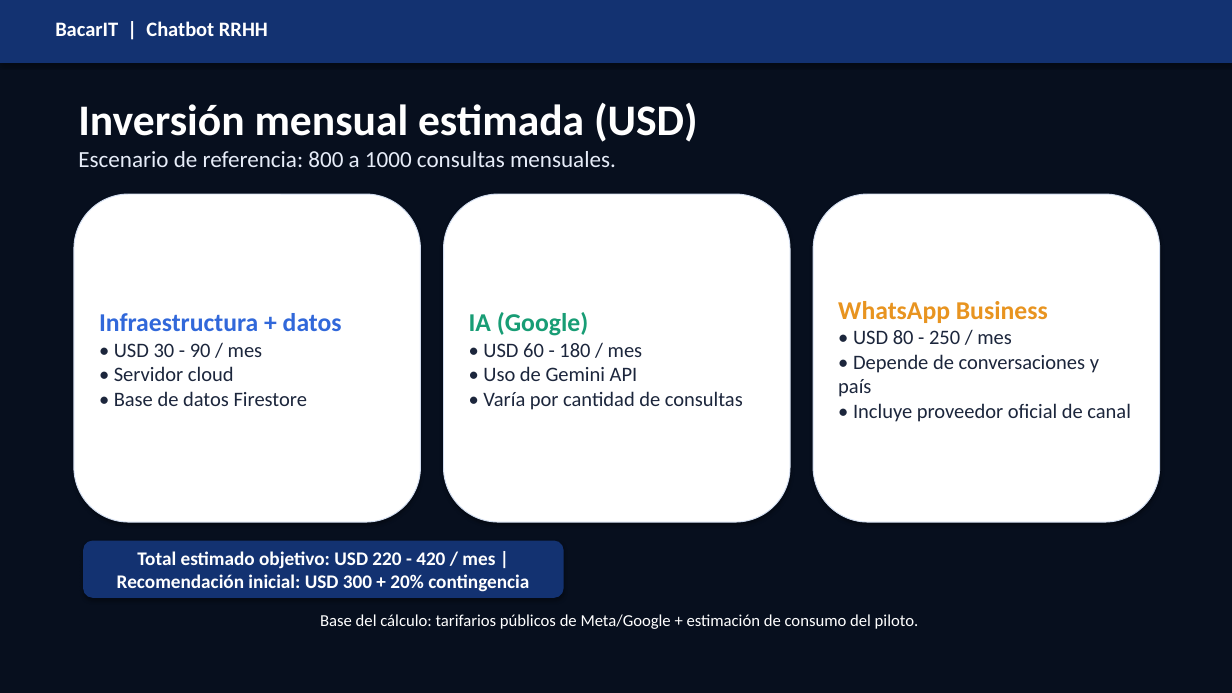
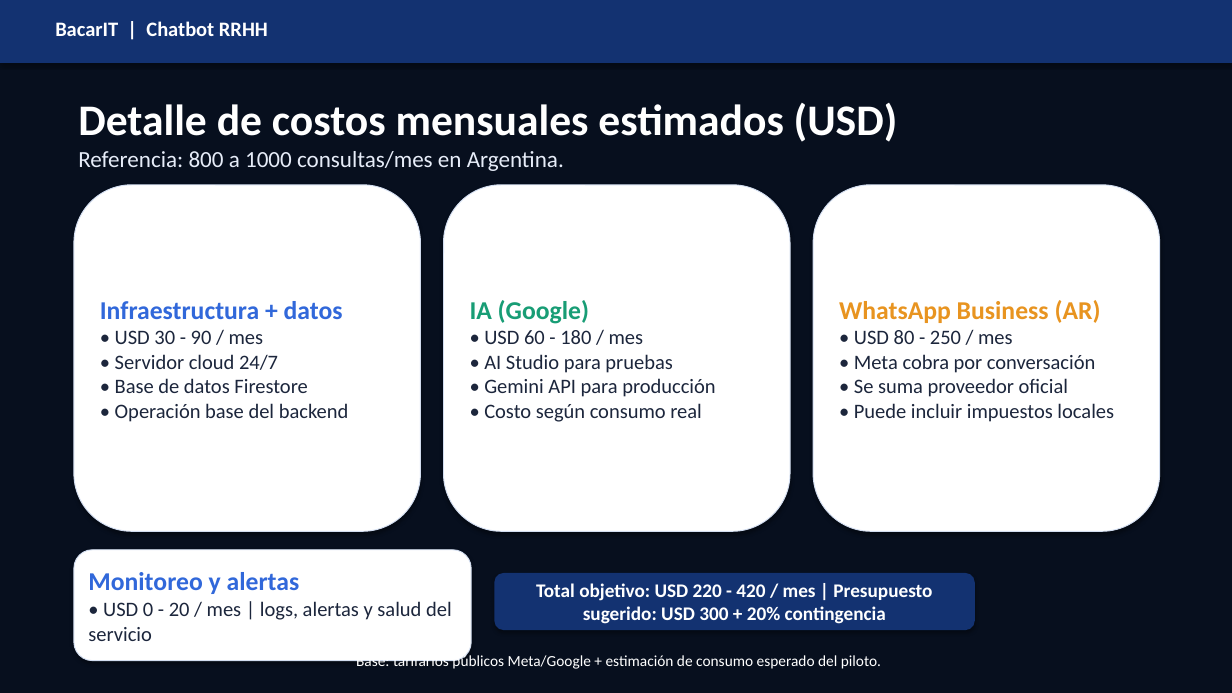
Before and after one commit to deboraq/ChatBotRRHH, a slide deck: slide 8 of docs/Presentacion_Chatbot_RRHH_Bacar.pptx. Drawn at 1232x693 pixels with LibreOffice and Linux fonts; fonts in the diff are those of the drawing; background and template pictures are left out; a plain dark background stands for a picture behind light text. Boxes give left, top, right and bottom in pixels: in the first picture for what was removed or moved away, otherwise in the second. Text is boxed around its words. In the diff, an @@ line names an element or a change of style, - is before the commit and + after.

```diff
--- a/docs/Presentacion_Chatbot_RRHH_Bacar.pptx
+++ b/docs/Presentacion_Chatbot_RRHH_Bacar.pptx
@@ text at box(78, 103, 898, 171): text changed @@
-Inversión mensual estimada (USD)
-Escenario de referencia: 800 a 1000 consultas mensuales.
+Detalle de costos mensuales estimados (USD)
+Referencia: 800 a 1000 consultas/mes en Argentina.
@@ rounded rectangle "Infraestructura + datos": place and size @@
-rounded rectangle "Infraestructura + datos" at box(74, 194, 421, 522)
+rounded rectangle "Infraestructura + datos" at box(74, 185, 421, 531)
@@ rounded rectangle "IA (Google)": place and size @@
-rounded rectangle "IA (Google)" at box(444, 194, 790, 522)
+rounded rectangle "IA (Google)" at box(444, 185, 790, 531)
@@ rounded rectangle "WhatsApp Business (AR)": place and size @@
-rounded rectangle "WhatsApp Business (AR)" at box(813, 194, 1160, 522)
+rounded rectangle "WhatsApp Business (AR)" at box(813, 185, 1160, 531)
@@ text in rounded rectangle at box(839, 300, 1101, 323): text changed @@
-WhatsApp Business
+WhatsApp Business (AR)
@@ text in rounded rectangle at box(115, 354, 278, 370): text changed @@
-• Servidor cloud
+• Servidor cloud 24/7
@@ text in rounded rectangle at box(484, 354, 715, 422): text changed @@
-• Uso de Gemini API
-• Varía por cantidad de consultas
+• AI Studio para pruebas
+• Gemini API para producción
+• Costo según consumo real
@@ text in rounded rectangle at box(854, 354, 1114, 422): text changed @@
-• Depende de conversaciones y país
-• Incluye proveedor oficial de canal
+• Meta cobra por conversación
+• Se suma proveedor oficial
+• Puede incluir impuestos locales
@@ text in rounded rectangle at box(115, 403, 349, 422): paragraph added @@
+• Operación base del backend
@@ rounded rectangle "Monitoreo y alertas": place and size @@
-rounded rectangle "Monitoreo y alertas" at box(83, 541, 564, 598)
+rounded rectangle "Monitoreo y alertas" at box(74, 550, 471, 661)
@@ rounded rectangle "Monitoreo y alertas" at box(74, 550, 471, 661): fill #133271 to #FFFFFF; outline none to #D2DDF0 0.75 pt @@
@@ text in rounded rectangle at box(88, 572, 452, 641): text changed; size 15 to 16 pt; text colour #FFFFFF to #1C263C; bold off @@
-Total estimado objetivo: USD 220 - 420 / mes | Recomendación inicial: USD 300 + 20% contingencia
+Monitoreo y alertas
+• USD 0 - 20 / mes | logs, alertas y salud del servicio
@@ rounded rectangle added at box(494, 573, 975, 630), fill #133271, 15 pt, text #FFFFFF, bold @@
+Total objetivo: USD 220 - 420 / mes | Presupuesto sugerido: USD 300 + 20% contingencia
@@ text at box(356, 653, 881, 671): text changed; size 13 to 12 pt @@
-Base del cálculo: tarifarios públicos de Meta/Google + estimación de consumo del piloto.
+Base: tarifarios públicos Meta/Google + estimación de consumo esperado del piloto.
```
Also in this commit, not shown: 1 other slide changed, 1 other file.
